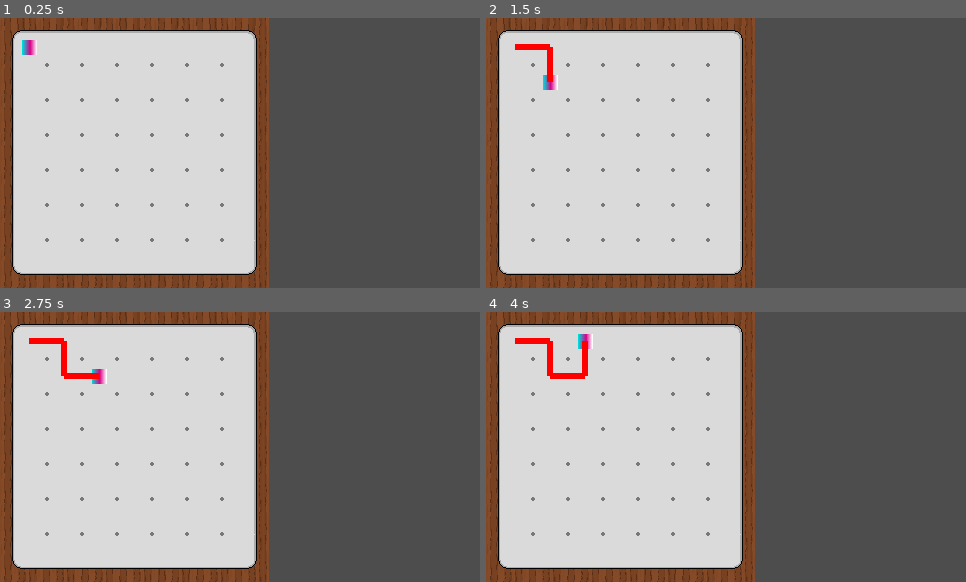
Above: before the commit, frames 1-4 (two rows, left to right).
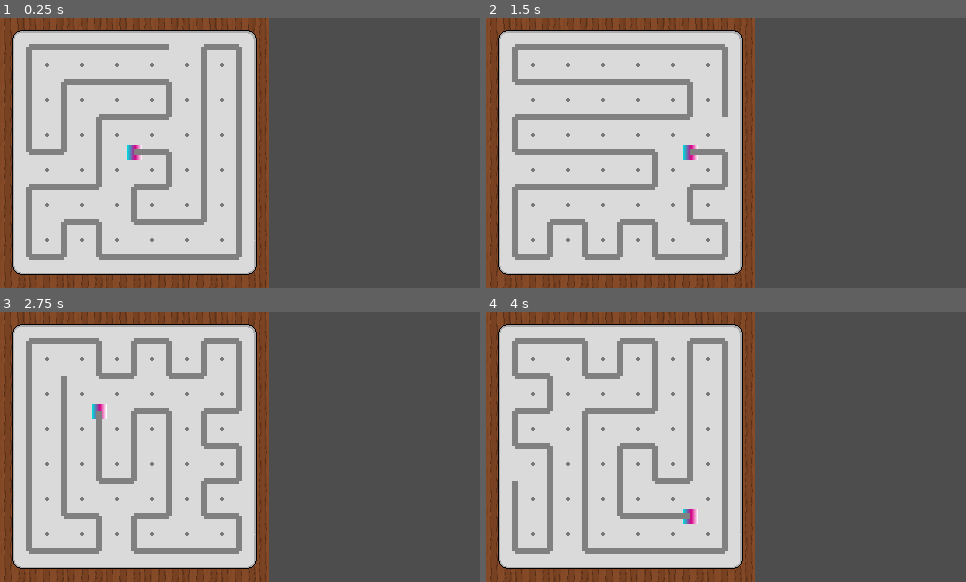
Above: after the commit, the same moments.

Repository: Rokcas/natural-lens
Game: Godot game, scene res://game.tscn
The game is run twice, just before and just after one commit, with the same random seed, the same clock (stepped at 60 frames per second) and the same inputs.
Inputs:
- Up to frame 1 (0.25 s): no input
- Up to frame 2 (1.5 s): tap Enter (ui_accept) at 0.5, 1.35 s; hold D (Right) 0.53-1.28 s; hold Enter (ui_accept) 0.53-1.28 s; hold S (Down) from 1.28 s (still down)
- Up to frame 3 (2.75 s): tap Enter (ui_accept) at 1.52, 1.82 s; release S (Down) at 2.03 s; hold D (Right) from 2.03 s (still down); hold Enter (ui_accept) from 2.03 s (still down)
- Up to frame 4 (4 s): release D (Right) at 2.78 s; release Enter (ui_accept) at 2.78 s; hold W (Up) 2.78-3.53 s; tap Enter (ui_accept) at 2.85, 3.02, 3.32 s; hold A (Left) from 3.53 s (still down); hold Enter (ui_accept) from 3.53 s (still down)

The runs differ from the first frame. In frame 1, 7.9% of the frame differs, in the area x 4-51%, y 8-90%; in frame 2, 8.0%; in frame 3, 8.1%; in frame 4, 8.1%, in the area x 5-51%, y 8-90%.

Commit message:
Add backbite generator

Diff:
--- /dev/null
+++ b/scenes/entities/debug_board_line.tscn
@@ -0,0 +1,7 @@
+[gd_scene format=3 uid="uid://bnuj2d2vx5xgi"]
+
+[node name="BoardLine" type="Node2D"]
+
+[node name="Polygon2D" type="Polygon2D" parent="."]
+color = Color(0.501961, 0.501961, 0.501961, 1)
+polygon = PackedVector2Array(0, -3, 0, 3, 35, 3, 35, -3)
--- a/scenes/grid.gd
+++ b/scenes/grid.gd
@@ -10,8 +10,11 @@
 }
 const BOARD_SIZE = 7
 
-const LINE = preload("res://scenes/entities/board_line.tscn")
+const DebugBoardLine = preload("res://scenes/entities/debug_board_line.tscn")
+const BoardLine = preload("res://scenes/entities/board_line.tscn")
+const Gen = preload("res://scenes/logic/board_gen.gd")
 
+var DebugLines = []
 var Breadcrumbs = []
 
 # TODO: Maybe move out to its own script?
@@ -38,25 +41,53 @@
 
 func update_player_position():
 	$Player.position = BOARD_BASE_POS + TILE_SIZE * Vector2(player_pos)
-	while len(Breadcrumbs) + 1 > len(player_pos_list):
+	while Breadcrumbs.size() + 1 > player_pos_list.size():
 		var last = Breadcrumbs.pop_back()
 		last.queue_free()
-	while len(Breadcrumbs) + 1 < len(player_pos_list):
+	while Breadcrumbs.size() + 1 < player_pos_list.size():
 		var idx = len(Breadcrumbs)
 		var prev = player_pos_list[idx]
 		var next = player_pos_list[idx+1]
 		var delta = Vector2(next - prev)
-		var line = LINE.instantiate()
+		var line = BoardLine.instantiate()
 		line.position = BOARD_BASE_POS + TILE_SIZE * Vector2(prev)
 		line.rotation = delta.angle()
 		Breadcrumbs.push_back(line)
 		add_child(line)
 
+func reset(new_board : Array[Vector2i]):
+	for line in Breadcrumbs:
+		line.queue_free()
+	Breadcrumbs.clear()
+	player_pos = new_board[0]
+	player_pos_list = [new_board[0]]
+	update_player_position()
+
+func debug_generator():
+	for line in DebugLines:
+		line.queue_free()
+	DebugLines.clear()
+	var config = Gen.new().generate(7)
+	for i in range(len(config) - 1):
+		var prev = config[i]
+		var next = config[i+1]
+		var delta = Vector2(next - prev)
+		var line = DebugBoardLine.instantiate()
+		line.position = BOARD_BASE_POS + TILE_SIZE * Vector2(prev)
+		line.rotation = delta.angle()
+		DebugLines.push_back(line)
+		add_child(line)
+	reset(config)
+
 # Called when the node enters the scene tree for the first time.
 func _ready():
+	debug_generator()
 	update_player_position()
 
 func _unhandled_input(event : InputEvent):
+	# DEBUG: Regenerate random walk
+	if event.is_action_pressed("ui_accept"):
+		debug_generator()
 	for k in INPUTS.keys():
 		if event.is_action_pressed(k):
 			var dir = INPUTS[k]
--- /dev/null
+++ b/scenes/logic/board_gen.gd
@@ -0,0 +1,45 @@
+extends Node
+
+func is_adj(a : Vector2i, b : Vector2i) -> bool:
+	return (a - b).length_squared() == 1
+
+func generate_initial(size : int) -> Array[Vector2i]:
+	var result : Array[Vector2i] = []
+	for i in range(0, size, 2):
+		for j in range(size):
+			result.push_back(Vector2i(i, j))
+		if i + 1 >= size:
+			break
+		for j in range(size):
+			result.push_back(Vector2i(i+1, size-1-j))
+	return result
+
+func backbite(seq : Array[Vector2i]) -> Array[Vector2i]:
+	var start : Vector2i = seq[0]
+	var candidates : Array[int] = []
+	for i : int in range(seq.size()):
+		if is_adj(start, seq[i]):
+			candidates.push_back(i)
+	var new_start : int = candidates[randi_range(0, len(candidates) - 1)]
+	return seq.slice(new_start-1, -seq.size() - 1, -1) \
+		+ seq.slice(new_start, seq.size())
+
+func generate(size : int) -> Array[Vector2i]:
+	var board : Array[Vector2i] = generate_initial(size)
+	for _i in range(size * size * 10):
+		board = backbite(board)
+	board.reverse()
+	for _i in range(size * size * 10):
+		board = backbite(board)
+	for i in range(board.size() - 1):
+		assert(is_adj(board[i], board[i+1]))
+	return board
+
+# Called when the node enters the scene tree for the first time.
+func _ready():
+	pass # Replace with function body.
+
+
+# Called every frame. 'delta' is the elapsed time since the previous frame.
+func _process(delta):
+	pass
